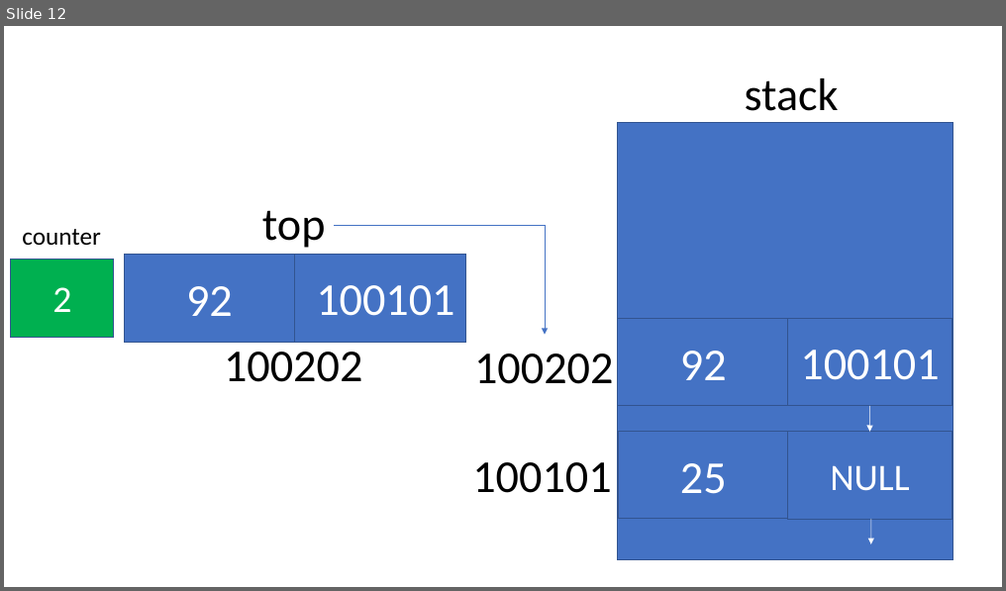
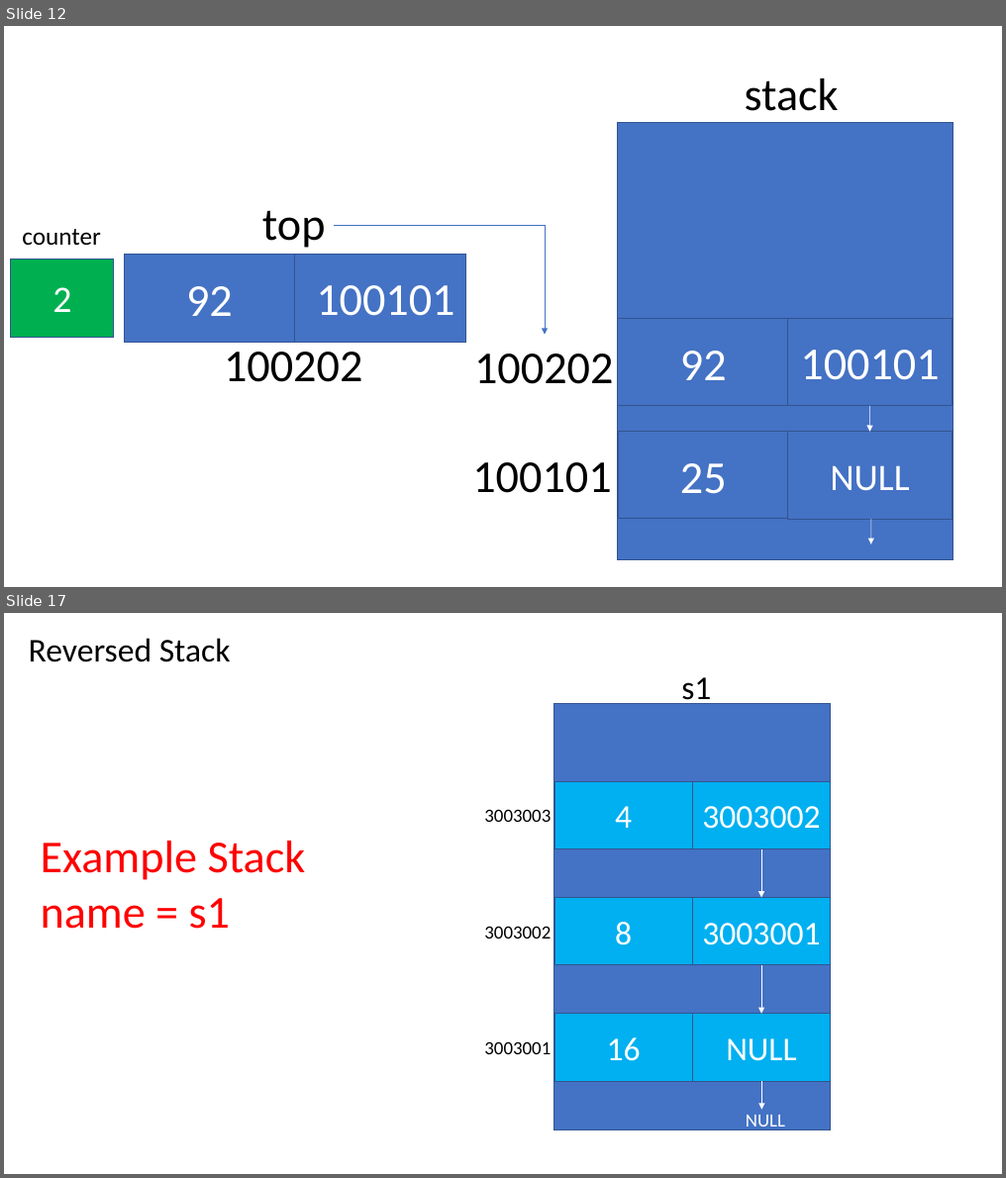
Before and after one commit to mysCod3r/BMI2123-Data-Structures, a slide deck: presentation.pptx. Shown one above the other, each under a label of ours: slide 12 before the commit, slides 12 and 17 after it; the slides between them are not shown. The pictures are 1006x591 and 1006x1178 pixels, drawn with LibreOffice and Linux fonts; fonts in the diff are those of the drawing. Boxes give left, top, right and bottom in pixels: in the first picture for what was removed or moved away, otherwise in the second. Text is boxed around its words. In the diff, an @@ line names an element or a change of style, - is before the commit and + after.

```diff
--- a/presentation.pptx
+++ b/presentation.pptx
@@ slide 17 added at [4,613,1002,1174], background #FFFFFF @@
@@ text added at [29,638,231,663], 32 pt, text #000000 @@
+Reversed Stack
@@ text added at [681,677,711,707], 32 pt, text #000000 @@
+s1
@@ rectangle added at [554,703,831,1131], fill #4472C4, outline #325491 1 pt @@
@@ rectangle added at [554,781,692,850], fill #00B0F0, outline #325491 1 pt, 32 pt, text #FFFFFF @@
+4
@@ rectangle added at [693,781,831,850], fill #00B0F0, outline #325491 1 pt, 32 pt, text #FFFFFF @@
+3003002
@@ text added at [484,809,550,822], 18 pt, text #000000 @@
+3003003
@@ text added at [41,841,306,929], 44 pt, text #FF0000 @@
+Example Stack
+name = s1
@@ arrow added from (761, 850) to (761, 897), #FFFFFF 0.5 pt @@
@@ rectangle added at [554,897,692,965], fill #00B0F0, outline #325491 1 pt, 32 pt, text #FFFFFF @@
+8
@@ rectangle added at [693,897,831,965], fill #00B0F0, outline #325491 1 pt, 32 pt, text #FFFFFF @@
+3003001
@@ text added at [484,926,550,939], 18 pt, text #000000 @@
+3003002
@@ arrow added from (761, 965) to (761, 1014), #FFFFFF 0.5 pt @@
@@ rectangle added at [554,1014,692,1081], fill #00B0F0, outline #325491 1 pt, 32 pt, text #FFFFFF @@
+16
@@ rectangle added at [693,1014,831,1081], fill #00B0F0, outline #325491 1 pt, 32 pt, text #FFFFFF @@
+NULL
@@ text added at [484,1042,550,1055], 18 pt, text #000000 @@
+3003001
@@ arrow added from (761, 1081) to (761, 1110), #FFFFFF 0.5 pt @@
@@ text added at [746,1115,785,1132], 18 pt, text #FFFFFF @@
+NULL
```
Also in this commit, not shown: 2 slides changed, 16 other slides added, 6 other files.
